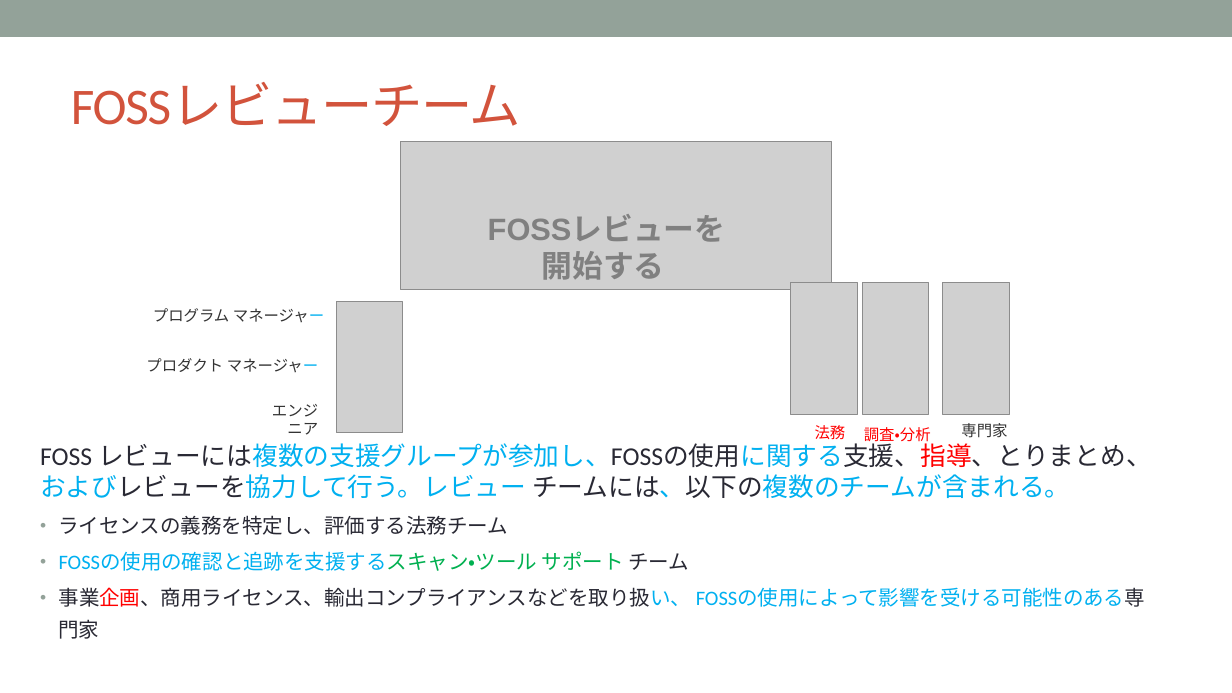
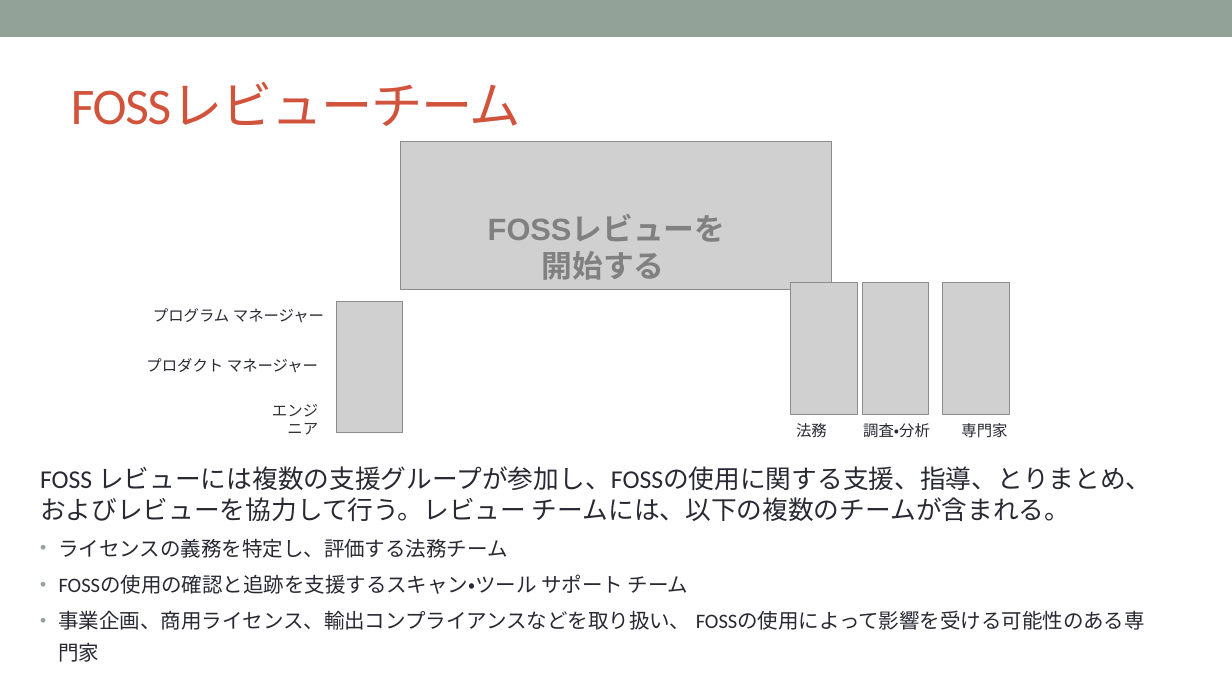
Before and after one commit to OpenChain-Project/Curriculum-Translation-JP, a slide deck: slide 46 of RC/openchain-curriculum-release-2-jp_rc1.0.pptx. Drawn at 1232x693 pixels with LibreOffice and Linux fonts; fonts in the diff are those of the drawing; grey boxes stand for pictures; background and template pictures are left out. Boxes give left, top, right and bottom in pixels: in the first picture for what was removed or moved away, otherwise in the second. Text is boxed around its words. In the diff, an @@ line names an element or a change of style, - is before the commit and + after.

```diff
--- a/RC/openchain-curriculum-release-2-jp_rc1.0.pptx
+++ b/RC/openchain-curriculum-release-2-jp_rc1.0.pptx
@@ text "プログラム マネージャー" at [153, 308, 324, 323]: text colour #333333 to #292934; text colour #00B0F0 to #292934 in "マネージャー" @@
@@ text "プロダクト マネージャー" at [146, 358, 318, 373]: text colour #333333 to #292934; text colour #00B0F0 to #292934 in "マネージャー" @@
@@ text "法務" at [796, 423, 827, 437]: text colour #FF0000 to #292934 @@
@@ text "法務": place and size @@
-text "法務" at [815, 425, 846, 439]
+text "法務" at [796, 423, 827, 437]
@@ text "調査・分析" at [863, 423, 930, 438]: text colour #FF0000 to #292934 @@
@@ text "専門家" at [961, 423, 1007, 438]: text colour #333333 to #292934 @@
@@ text "FOSS レビューには複数の支援グループが参加し、FOSSの使用に関する支援、指導、とりまとめ、およびレビューを協力して ...": place and size @@
-text "FOSS レビューには複数の支援グループが参加し、FOSSの使用に関する支援、指導、とりまとめ、およびレビューを協力して ..." at [40, 439, 1152, 607]
+text "FOSS レビューには複数の支援グループが参加し、FOSSの使用に関する支援、指導、とりまとめ、およびレビューを協力して ..." at [40, 466, 1151, 630]
@@ text at [40, 466, 1151, 630]: text colour #00B0F0 to #292934 in "レビューには複数の支援グループが参加し、FOSSの使用に関する支援、指導、とりまとめ、およびレビューを協力して行う。レビ ...", "FOSSの使用の確認と追跡を支援するスキャン・ツール", "事業企画、商用ライセンス、輸出コンプライアンスなどを取り扱い、 FOSSの使用によって影響を受ける可能性のある専門家"; text colour #FF0000 to #292934 in "レビューには複数の支援グループが参加し、FOSSの使用に関する支援、指導、とりまとめ、およびレビューを協力して行う。レビ ...", "事業企画、商用ライセンス、輸出コンプライアンスなどを取り扱い、"; text colour #00B050 to #292934 in "FOSSの使用の確認と追跡を支援するスキャン・ツール サポート" @@
```
Also in this commit, not shown: 6 other slides changed.
